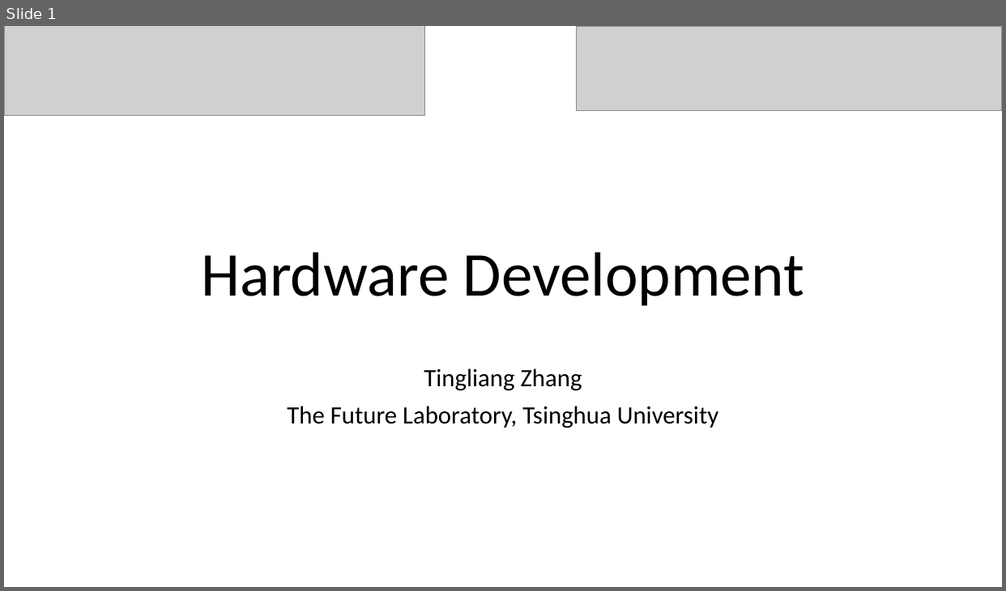
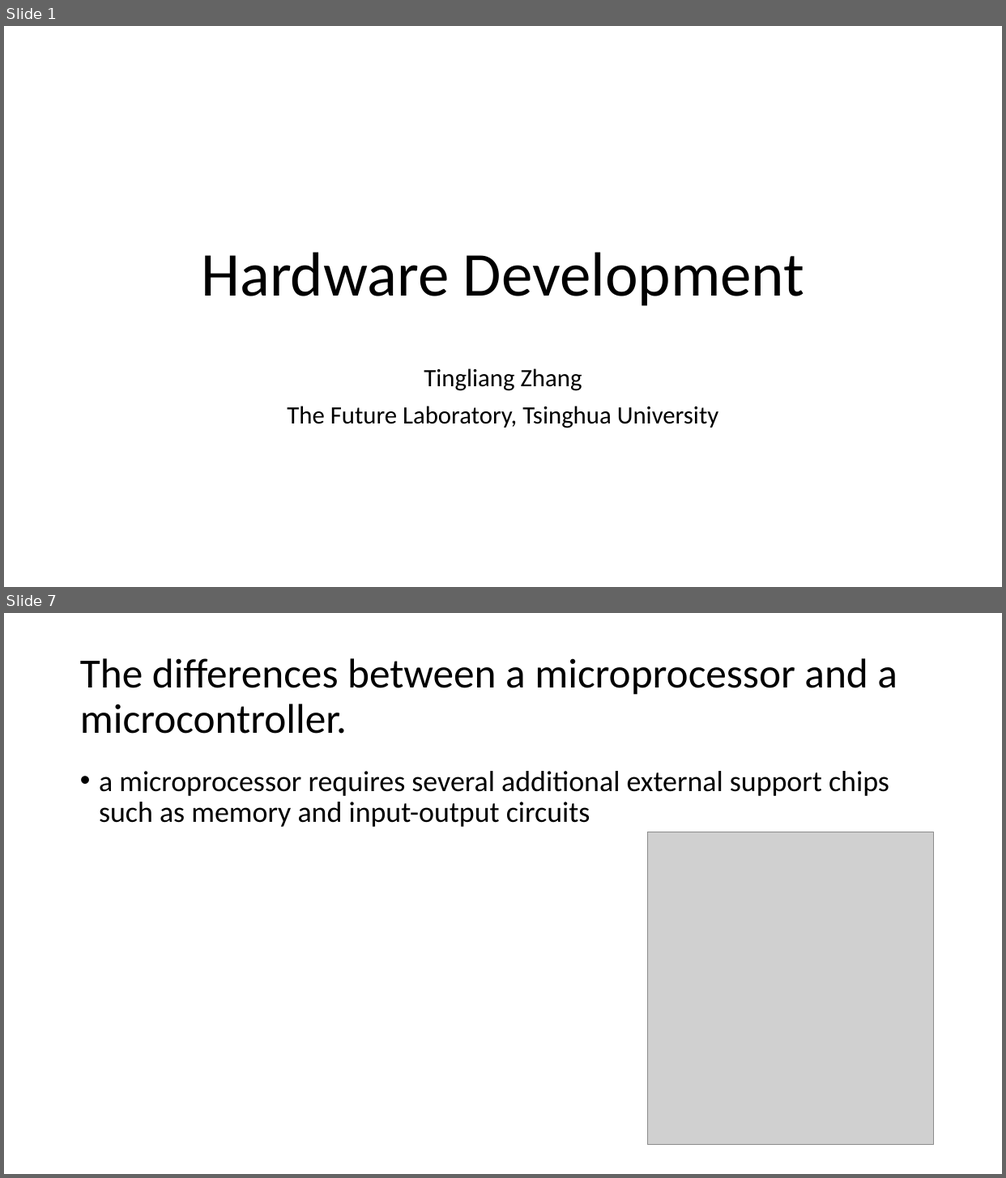
Before and after one commit to TingliangZhang/HardwareLecture, a slide deck: Hardware Development.pptx. Shown one above the other, each under a label of ours: slide 1 before the commit, slides 1 and 7 after it; the slides between them are not shown. The pictures are 1006x591 and 1006x1178 pixels, drawn with LibreOffice and Linux fonts; fonts in the diff are those of the drawing; grey boxes stand for pictures; background and template pictures are left out. Boxes give left, top, right and bottom in pixels: in the first picture for what was removed or moved away, otherwise in the second. Text is boxed around its words. In the diff, an @@ line names an element or a change of style, - is before the commit and + after.

```diff
--- a/Hardware Development.pptx
+++ b/Hardware Development.pptx
@@ slide 7 added at [4,613,1002,1174], background #FFFFFF @@
@@ title added at [80,658,897,734], 40 pt, text #000000 @@
+The differences between a microprocessor and a microcontroller.
@@ text added at [99,771,889,827], 28 pt, text #000000 @@
+• a microprocessor requires several additional external support chips such as memory and input-output circuits
@@ picture added at [648,832,934,1144] @@
@@ slide 1 changed as well @@
@@ picture removed at [4,26,424,116] @@
@@ picture removed at [577,26,1002,110] @@
```
Also in this commit, not shown: 15 other slides added, 1 slide removed, 13 other files.
